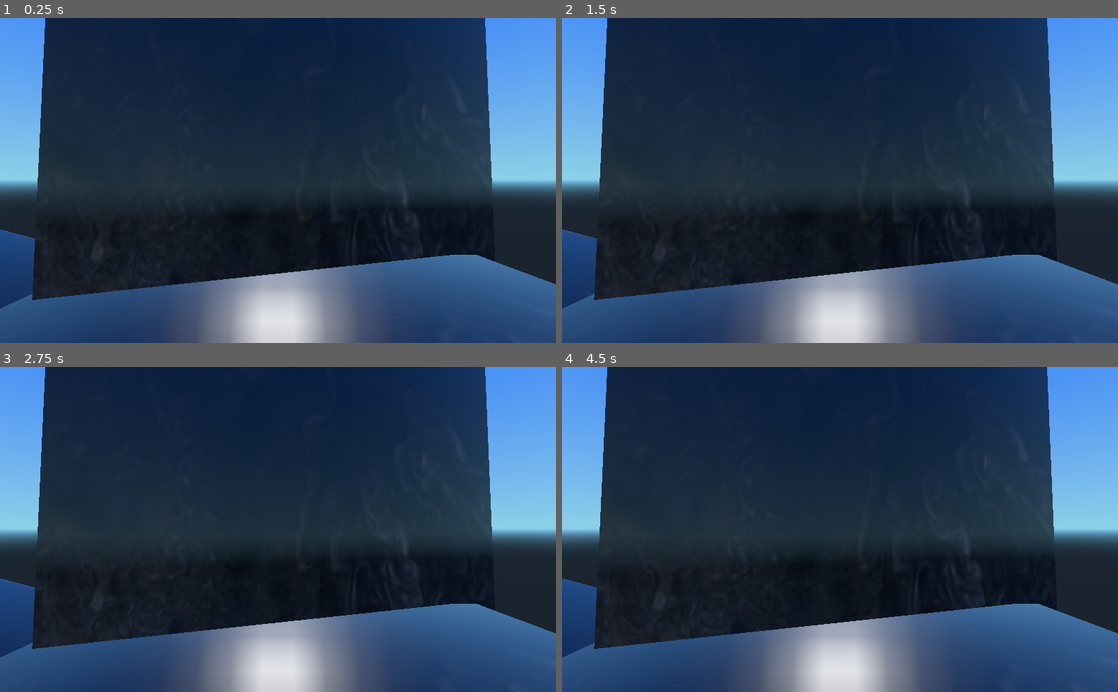
Above: before the commit, frames 1-4 (two rows, left to right).
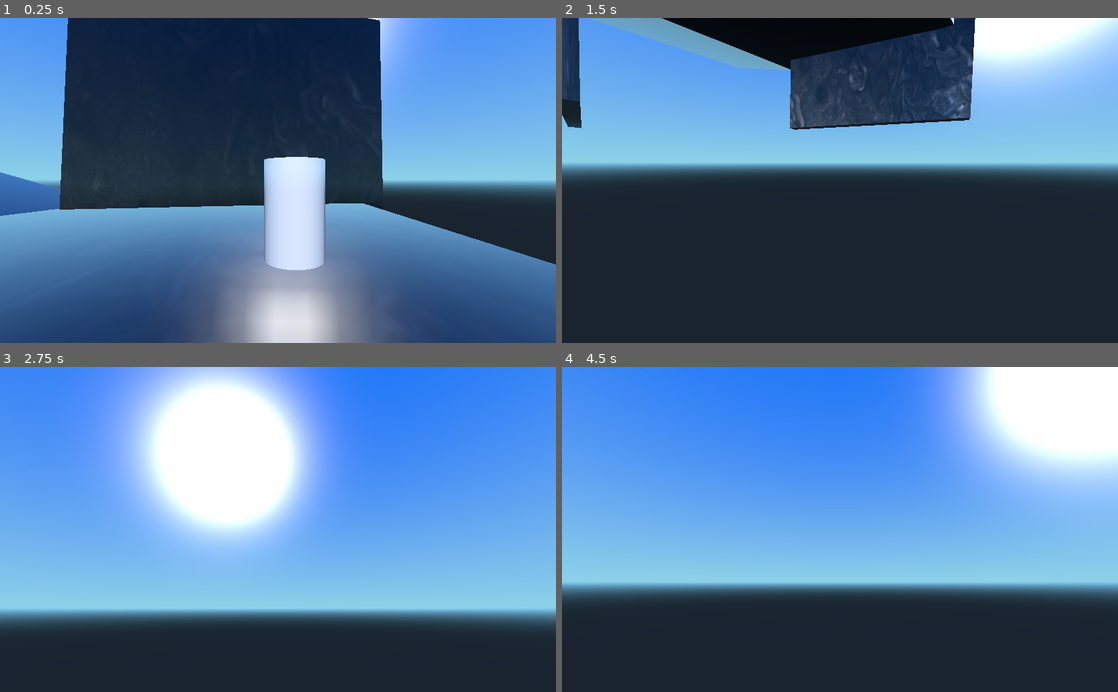
Above: after the commit, the same moments.

Repository: hashalon/Medieval
Game: Godot game, scene res://base.tscn
Two runs of this game, one before a commit and one after it. Both use one fixed random seed, a clock stepped at 60 frames per second and the inputs below.
Inputs (mouse positions are in pixels of both pictures, inside the frame that each line leads up to):
- Up to frame 1 (0.25 s): no input
- Up to frame 2 (1.5 s): tap Enter at 0.5 s; move the mouse to (962, 164) at 0.52 s; press the mouse at (962, 164) at 0.53 s; hold D (right) 0.53-1.28 s; tap Space (jump) at 0.77, 1.07 s; right-click (962, 164) at 0.8 s; move the mouse to (728, 196) at 1.27 s; release the mouse at (728, 196) at 1.28 s; hold S (down) from 1.28 s (still down); right-click (728, 196) at 1.35 s
- Up to frame 3 (2.75 s): tap Space (jump) at 1.52, 1.55, 1.82, 2 s; move the mouse to (333, 458) at 2.02 s; release S (down) at 2.03 s; hold D (right) from 2.03 s (still down); hold Space (jump) from 2.03 s (still down); click (333, 458) at 2.3 s
- Up to frame 4 (4.5 s): tap Enter at 2.75, 4.25 s; move the mouse to (812, 594) at 2.77 s; release D (right) at 2.78 s; release Space (jump) at 2.78 s; hold W (up) 2.78-3.53 s; click (812, 594) at 2.85 s; tap Space (jump) at 3.02, 3.32, 3.5, 3.77, 3.8, 4.07 s; right-click (812, 594) at 3.05 s; move the mouse to (1006, 578) at 3.52 s; hold Right mouse button (secondary) 3.53-4.28 s; hold A (left) from 3.53 s (still down); move the mouse to (673, 480) at 4.27 s; click (673, 480) at 4.35 s

The runs differ from the first frame. In frame 1, 36% of the frame differs, in the area x 0-100%, y 0-100%; in frame 2, 60%; in frame 3, 97%; in frame 4, 88%.
Error before the commit: Parse Error: The identifier "delta" isn't declared in the current scope. (res://character/Character.gd:92)

Commit message:
fixed force application

Diff:
--- a/base.gd
+++ b/base.gd
@@ -1,6 +1,7 @@
 extends Node
 
 func _ready():
+	#$Camera.make_current()
 	pass
 #	var new_player = preload('res://player/Player.tscn').instance()
 #	var id = get_tree().get_network_unique_id()
@@ -9,3 +10,8 @@
 #	get_tree().get_root().add_child(new_player)
 #	var info = Network.self_data
 #	new_player.init(info.name, info.position, false)
+
+
+func _process(delta):
+	#$Camera.make_current()
+	pass
--- a/base.tscn
+++ b/base.tscn
@@ -1,8 +1,9 @@
-[gd_scene load_steps=7 format=2]
+[gd_scene load_steps=8 format=2]
 
 [ext_resource path="res://base.gd" type="Script" id=1]
 [ext_resource path="res://jupiter.png" type="Texture" id=2]
-[ext_resource path="res://character/mage/Mage.tscn" type="PackedScene" id=3]
+[ext_resource path="res://character/Character.tscn" type="PackedScene" id=3]
+[ext_resource path="res://character/knight/Knight.tscn" type="PackedScene" id=4]
 
 [sub_resource type="BoxShape" id=1]
 
@@ -239,6 +240,29 @@
 directional_shadow_depth_range = 0
 directional_shadow_max_distance = 200.0
 
-[node name="Mage" parent="." index="5" instance=ExtResource( 3 )]
-
-transform = Transform( 1, 0, 0, 0, 1, 0, 0, 0, 1, 0, 2.99435, 0 )
+[node name="Character" parent="." index="5" instance=ExtResource( 3 )]
+
+transform = Transform( 0.368804, 0, 0.929507, 0, 1, 0, -0.929507, 0, 0.368804, 4.10026, 1.64872, 0 )
+is_controlled = false
+
+[node name="Knight" parent="." index="6" instance=ExtResource( 4 )]
+
+transform = Transform( 0.998407, 0, 0.0564237, 0, 1, 0, -0.0564237, 0, 0.998407, 4.04679, 2.13844, 3.86984 )
+charge_time = 0.05
+charge_force = 10.0
+
+[node name="Camera" type="Camera" parent="." index="7"]
+
+transform = Transform( 0.991415, -0.0263451, 0.128074, 0, 0.979492, 0.201484, -0.130755, -0.199754, 0.971083, 0, 5.88589, 12.4318 )
+keep_aspect = 1
+cull_mask = 1048575
+environment = null
+h_offset = 0.0
+v_offset = 0.0
+doppler_tracking = 0
+projection = 0
+current = false
+fov = 70.0
+size = 1.0
+near = 0.05
+far = 100.0
--- a/character/Character.gd
+++ b/character/Character.gd
@@ -28,7 +28,8 @@
 const MAX_SLIDES     = 4
 const STEEP_SLOPE    = deg2rad(45)
 const MAX_ANGLE      = deg2rad(90)
-const AIR_RESISTANCE = 0.1
+const INERTIA_GROUND = 0.9
+const INERTIA_AIR    = 0.99
 # used to alter the gravity applied when doing a high jump or low jump
 const FALL_MULTIPLIER = 3
 const JUMP_MULTIPLIER = 2
@@ -40,6 +41,7 @@
 	if is_controlled:
 		capture_mouse()
 		_model_node.visible = false
+		_camera_node.make_current()
 
 # manage mouse movements
 func _input(event):
@@ -54,10 +56,10 @@
 	if Input.is_key_pressed(KEY_ESCAPE):
 		get_tree().quit()
 
-# regular update function
+
+
+# physic synchronized update function
 func _physics_process(delta):
-	if not is_controlled: return
-
 	# TODO:... when we press the escape key, release the mouse
 	if Input.is_key_pressed(KEY_ESCAPE):
 		release_mouse()
@@ -70,14 +72,10 @@
 	else:
 		_normal = Vector3(0, 1, 0)
 
-	# cannot control body
+	# handle movement of the body based on inputs
 	if can_move_body:
-
-		# turn input into movement
-		var move = _get_inputs()
-
-		# process the vertical velocity
-		_process_vertical_velocity()
+		var move = _get_inputs(delta)
+		_process_vertical_velocity(move, delta)
 
 	# apply the velocity
 	_velocity += _push_force
@@ -86,7 +84,9 @@
 
 
 # process the inputs to get the direction of movement
-func _get_inputs():
+func _get_inputs(delta):
+	if not is_controlled: return Vector3()
+
 	# we may want to jump, process jump reaction time
 	if Input.is_action_just_pressed('jump'): _jump_timer = REACTION_TIME
 	if _jump_timer > 0: _jump_timer -= delta
@@ -104,10 +104,13 @@
 
 
 # manage vertical velocity
-func _process_vertical_velocity():
+func _process_vertical_velocity(movement, delta):
 	# compute the velocity
 	var vel_y = _velocity.y
-	var vel   = move * current_speed
+	var vel   = movement * current_speed
+
+	# we need inertia to handle push back forces
+	var inertia = INERTIA_GROUND
 
 	if is_on_floor():
 		# wanted to jump ? => start jumping
@@ -115,18 +118,20 @@
 			_jump_timer = 0
 			vel_y = jump_speed
 	else:
-		# when moving in the air, apply a little air resistance
-		var airVel = Vector3(_velocity.x, 0, _velocity.z)
-		vel = airVel * AIR_RESISTANCE + vel * (1 - AIR_RESISTANCE)
+		# when in the air, the inertia is even greater
+		inertia = INERTIA_AIR
 
 		# compute the gravity to apply based on the situation
 		var grav = gravity * delta
-		if _velocity.y < 0:                   # falling
-			vel_y -= grav * FALL_MULTIPLIER
-		elif Input.is_action_pressed('jump'): # high jump
-			vel_y -= grav
-		else:                                 # low jump
-			vel_y -= grav * JUMP_MULTIPLIER
+		var high = is_controlled and Input.is_action_pressed('jump')
+
+		if _velocity.y < 0: vel_y -= grav * FALL_MULTIPLIER # falling
+		elif high:          vel_y -= grav                   # high jump
+		else:               vel_y -= grav * JUMP_MULTIPLIER # low jump
+
+	# motion is subject to inertia
+	var airVel = Vector3(_velocity.x, 0, _velocity.z)
+	vel = airVel * inertia + vel * (1 - inertia)
 
 	# apply the velocity
 	_velocity = vel
@@ -145,8 +150,9 @@
 	can_move_head = v
 	can_move_body = v
 
-func is_type(type): return type == "Character" or .is_type(type)
-func    get_type(): return "Character"
+# override class check to allow attacks
+func is_class(type): return type == "Character" or .is_type(type)
+func    get_class(): return "Character"
 
 
 ## STATIC FUNCTIONS ##
--- a/character/Character.tscn
+++ b/character/Character.tscn
@@ -68,7 +68,7 @@
 distance_fade_enable = false
 _sections_unfolded = [ "Albedo", "Flags", "Metallic" ]
 
-[node name="Character" type="KinematicBody"]
+[node name="Character" type="KinematicBody" index="0"]
 
 input_ray_pickable = true
 input_capture_on_drag = false
@@ -98,7 +98,7 @@
 v_offset = 0.0
 doppler_tracking = 0
 projection = 0
-current = true
+current = false
 fov = 70.0
 size = 1.0
 near = 0.05
--- a/character/knight/Knight.gd
+++ b/character/knight/Knight.gd
@@ -5,8 +5,9 @@
 
 # charge attributes
 export var charge_speed  = 50.0
-export var charge_time   = 0.1
+export var charge_time   = 0.05
 export var charge_damage = 30
+export var charge_force  = 10.0
 
 # sword attributes
 export var sword_damage = 50
@@ -18,17 +19,13 @@
 
 # nodes...
 onready var _sword_zone  = $Camera/Sword
-#onready var _charge_ray  = $Charge
-#onready var _charge_cast = $Charge.get_cast_to().normalized()
+
 
 const ALMOST_ONE = 0.99
 
+
 func _ready():
 	._ready()
-
-
-#func _input(event):
-#	._input(event)
 
 
 # regular update function
@@ -62,7 +59,6 @@
 		# find direction of swipe: either left or right
 		_swipe_sword(false)
 
-
 	._physics_process(delta)
 
 # setup the character to start a charge
@@ -94,6 +90,8 @@
 	_velocity     = Vector3()
 	current_speed = move_speed
 
+
+# when charging, push any enemies on the way
 func _push_enemies():
 	# see each collided object
 	for i in range(get_slide_count()):
@@ -101,10 +99,14 @@
 		var obj = collision.collider
 
 		# if the object is a character -> impact him
-		if obj.is_type("Player"): # no cast in godot
+		if obj.is_class("Character"): # no cast in godot
+			var dir = _velocity.normalized()
+			if dir.y < 0: dir.y = 0
+			obj.add_force(dir * charge_force)
+			# TODO: damages
 
-			pass
 
+# swipe the sword and push-damage the enemies
 func _swipe_sword(swipe_left):
 	var dir = Vector3(1, 0, 0)
 	if swipe_left: dir = Vector3(-1, 0, 0)
@@ -115,83 +117,7 @@
 		# TODO: check body type (character or other)
 		pass
 
-
-## OLD
-# regular update function
-#func _physics_process(delta):
-#	if not is_controlled: return
-#
-#	# reset state
-#	_shield_raised = false
-#	current_speed  = move_speed
-#
-#	# if we are charging
-#	if _charge_timer > 0:
-#		_charge_timer -= delta
-#
-#		# correct cast distance
-#		_charge_ray.set_cast_to(_charge_cast * (charge_speed * delta))
-#
-#		# check for collisions forward
-#		if _charge_ray.is_colliding():
-#			end_charge()
-#			var obj = _charge_ray.get_collider()
-#			# TODO: apply pushback force to object
-#
-#		# when the timer end, stop the charge
-#		if _charge_timer <= 0: end_charge()
-#
-#	elif Input.is_action_pressed('secondary'):
-#		_shield_raised = true
-#		current_speed = shield_speed
-#
-#		# charge with the shield
-#		if Input.is_action_just_pressed('attack'):
-#			start_charge()
-#
-#	# swing the sword
-#	elif Input.is_action_pressed('attack'):
-#		# find direction of swipe: either left or right
-#		var dir = Vector3(1, 0, 0)
-#
-#		# apply damage and push force to all bodies in the zone
-#		var bodies = _sword_zone.get_overlapping_bodies()
-#		for body in bodies:
-#			# TODO: check body type (character or other)
-#			pass
-#
-#	._physics_process(delta)
-
-## OLDER
-# regular update function
-#func _process(delta):
-#	._process(delta)
-#	if not is_controlled: return
-#	can_move_body = true
-#
-#	# raise the shield
-#	if _is_charging:
-#		can_move_body = false
-#
-#		# project the charge motion on the ground
-#		var forward   = global_transform.basis.xform(Vector3(0, 0, 1))
-#		var motion    = _normal.cross(_normal.cross(forward))
-#		var collision = move_and_collide(motion * charge_speed * delta)
-#		if collision != null:
-#			_is_charging = false
-#			var obj = collision.collider
-#			# TODO: push_back enemy and apply damage
-#
-#	elif Input.is_action_pressed('secondary'):
-#		_shield_raised = true
-#
-#		# charge with the shield
-#		if Input.is_action_just_pressed('attack'):
-#			_is_charging = true
-#			_push_force  = Vector3()
-#			_velocity    = Vector3()
-#			_charge_direction = global_transform.basis.xform(Vector3(0, 0, -1))
-#
-#	# swing the sword
-#	elif Input.is_action_pressed('attack'):
-#		pass
+## public methods ##
+func add_force(force):
+	# TODO: check direction of force when shield is raised
+	.add_force(force)
--- a/character/knight/Knight.tscn
+++ b/character/knight/Knight.tscn
@@ -72,6 +72,14 @@
 distance_fade_enable = false
 _sections_unfolded = [ "Albedo", "Flags", "Metallic" ]
 
+[sub_resource type="CubeMesh" id=5]
+
+custom_aabb = AABB( 0, 0, 0, 0, 0, 0 )
+size = Vector3( 2, 2, 2 )
+subdivide_width = 0
+subdivide_height = 0
+subdivide_depth = 0
+
 [node name="Knight" type="KinematicBody"]
 
 input_ray_pickable = true
@@ -94,8 +102,9 @@
 gravity = 10.0
 shield_speed = 3.0
 charge_speed = 50.0
-charge_time = 0.1
+charge_time = 0.05
 charge_damage = 30
+charge_force = 10.0
 sword_damage = 50
 
 [node name="Camera" type="Camera" parent="." index="0"]
@@ -108,7 +117,7 @@
 v_offset = 0.0
 doppler_tracking = 0
 projection = 0
-current = true
+current = false
 fov = 70.0
 size = 1.0
 near = 0.05
@@ -178,10 +187,20 @@
 material/0 = SubResource( 4 )
 _sections_unfolded = [ "Transform", "material" ]
 
-[node name="Charge" type="RayCast" parent="." index="4"]
-
-enabled = false
-exclude_parent = true
-cast_to = Vector3( 0, 0, -1 )
-collision_mask = 1
-_sections_unfolded = [ "Transform" ]
+[node name="Model2" type="MeshInstance" parent="." index="4"]
+
+transform = Transform( 0.217942, 0, 0, 0, 0.196844, 0, 0, 0, 0.5, 0, 0.491017, -0.833679 )
+visible = false
+layers = 1
+material_override = null
+cast_shadow = 1
+extra_cull_margin = 0.0
+use_in_baked_light = false
+lod_min_distance = 0.0
+lod_min_hysteresis = 0.0
+lod_max_distance = 0.0
+lod_max_hysteresis = 0.0
+mesh = SubResource( 5 )
+skeleton = NodePath("..")
+material/0 = null
+_sections_unfolded = [ "Transform", "material" ]
--- a/character/mage/Mage.gd
+++ b/character/mage/Mage.gd
@@ -7,11 +7,10 @@
 # nodes...
 onready var _bolt_zone = $Camera/Bolt
 
-#func _ready():
-#	._ready()
 
-#func _input(event):
-#	._input(event)
+func _ready():
+	._ready()
+
 
 # regular update function
 func _physics_process(delta):
@@ -44,4 +43,4 @@
 
 	# puch the character backward
 	var force = _camera_node.global_transform.basis.xform(Vector3(0, 0, bolt_pushback))
-	_velocity = force
+	add_force(force)
--- a/character/mage/Mage.tscn
+++ b/character/mage/Mage.tscn
@@ -105,7 +105,7 @@
 v_offset = 0.0
 doppler_tracking = 0
 projection = 0
-current = true
+current = false
 fov = 70.0
 size = 1.0
 near = 0.05
--- a/character/rogue/Rogue.gd
+++ b/character/rogue/Rogue.gd
@@ -10,11 +10,10 @@
 # nodes...
 onready var _target_ray = $Camera/Target
 
-#func _ready():
-#	._ready()
 
-#func _input(event):
-#	._input(event)
+func _ready():
+	._ready()
+
 
 # regular update function
 func _physics_process(delta):
--- a/character/rogue/Rogue.tscn
+++ b/character/rogue/Rogue.tscn
@@ -68,7 +68,7 @@
 distance_fade_enable = false
 _sections_unfolded = [ "Albedo", "Flags", "Metallic" ]
 
-[node name="Rogue" type="KinematicBody" index="0"]
+[node name="Rogue" type="KinematicBody"]
 
 input_ray_pickable = true
 input_capture_on_drag = false
@@ -99,7 +99,7 @@
 v_offset = 0.0
 doppler_tracking = 0
 projection = 0
-current = true
+current = false
 fov = 70.0
 size = 1.0
 near = 0.05
Not shown: 1 places in character/knight/Knight.tscn that only renumber resources
Not shown, added: .gitignore
